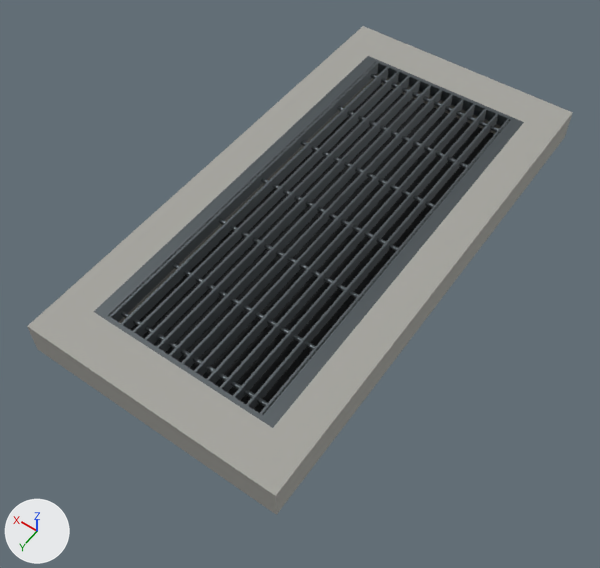
The glTF model 3d/models/road/surface/jp-surface-grating/model.glb, before and after one commit.
The view is the same before and after, from a 50 mm camera at (-0.673, 1.05, 1.325) aimed at (0.017, 0.084, -0.193). Lighting does not change. The marker at lower left points along +X, +Y and +Z. The older version comes first. Where no turn or scale is listed for an object, it has been applied to the vertices. Vertices at exactly the same position are counted once.
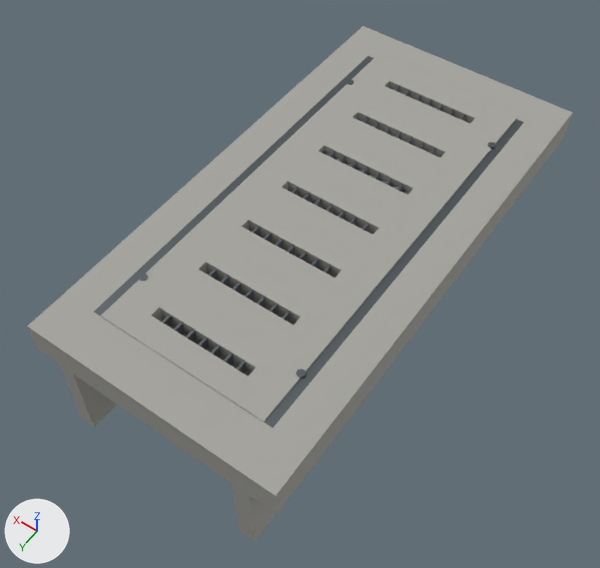
The change, as a diff of the scene's bpy script:
```diff
--- a/3d/models/road/surface/jp-surface-grating/model.glb.py
+++ b/3d/models/road/surface/jp-surface-grating/model.glb.py
@@ me_mesh_6 @@
 # used by ob_mesh_6; parent = ob_node_6; location = (-0.185, 0.0, -0.016); scale = (0.49, 0.49, 0.49)
-me_mesh_6.from_pydata(...)  # 8 vertices, 12 faces; spans x -0.01..0.01, y -1.0..1.0, z -0.03..0.03
-me_mesh_6.materials.append(mat_material_2)  # dark grey #5f666a
+me_mesh_6.from_pydata(...)  # 8 vertices, 12 faces; spans x -0.03..0.03, y -1.0..1.0, z -0.18..0.18
+# me_mesh_6 part 1: the whole mesh is scaled about its middle by (6.5, 1, 5.63)
+me_mesh_6.materials.append(mat_material_0)  # grey #a6a59f
@@ me_mesh_7 @@
 # used by ob_mesh_7; parent = ob_jp_surface_grating; location = (0.0, 0.46, -0.02); rotation_euler = (0.0, -1.571, 0.0), in degrees (0, -90, 0); scale = (0.195, 0.195, 0.195)
-me_mesh_7.from_pydata(...)  # 22 vertices, 40 faces; spans x -0.02..0.02, y -0.03..0.03, z -1.0..1.0
-me_mesh_7.materials.append(mat_material_2)  # dark grey #5f666a
+me_mesh_7.from_pydata(...)  # 8 vertices, 12 faces; spans x -0.03..0.03, y -1.0..1.0, z -0.18..0.18
+# me_mesh_7 part 2: 22 vertices removed from x -0.02..0.02, y -0.03..0.03, z -1.0..1.0
+# me_mesh_7 part 3: 8 vertices added at x -0.03..0.03, y -1.0..1.0, z -0.18..0.18, forming a box
+me_mesh_7.materials.append(mat_material_0)  # grey #a6a59f
@@ me_mesh_8 @@
 # used by ob_mesh_8; parent = ob_jp_surface_grating; location = (0.0, 0.307, -0.02); rotation_euler = (0.0, -1.571, 0.0), in degrees (0, -90, 0); scale = (0.195, 0.195, 0.195)
-me_mesh_8.from_pydata(...)  # 22 vertices, 40 faces; spans x -0.02..0.02, y -0.03..0.03, z -1.0..1.0
+me_mesh_8.from_pydata(...)  # 8 vertices, 12 faces; spans x -0.01..0.01, y -1.0..1.0, z -0.03..0.03
+# me_mesh_8 part 4: 22 vertices removed from x -0.02..0.02, y -0.03..0.03, z -1.0..1.0
+# me_mesh_8 part 5: 8 vertices added at x -0.01..0.01, y -1.0..1.0, z -0.03..0.03
 me_mesh_8.materials.append(mat_material_2)
@@ ob_mesh_6 @@
 ob_mesh_6.parent = ob_node_6
-ob_mesh_6.location = (-0.185, 0.0, -0.016)
-ob_mesh_6.scale = (0.49, 0.49, 0.49)
+ob_mesh_6.location = (-0.22, 0.0, -0.19)
+ob_mesh_6.scale = (0.6, 0.6, 0.6)
@@ ob_mesh_6_001 @@
-ob_mesh_6_001 = bpy.data.objects.new('Mesh_6.001', me_mesh_6)
+ob_mesh_6_001 = bpy.data.objects.new('Mesh_6.001', me_mesh_8)
 ob_mesh_6_001.parent = ob_node_6
@@ ob_mesh_6_002 @@
-ob_mesh_6_002 = bpy.data.objects.new('Mesh_6.002', me_mesh_6)
+ob_mesh_6_002 = bpy.data.objects.new('Mesh_6.002', me_mesh_8)
 ob_mesh_6_002.parent = ob_node_6
@@ ob_mesh_6_003 @@
-ob_mesh_6_003 = bpy.data.objects.new('Mesh_6.003', me_mesh_6)
+ob_mesh_6_003 = bpy.data.objects.new('Mesh_6.003', me_mesh_8)
 ob_mesh_6_003.parent = ob_node_6
@@ ob_mesh_6_004 @@
-ob_mesh_6_004 = bpy.data.objects.new('Mesh_6.004', me_mesh_6)
+ob_mesh_6_004 = bpy.data.objects.new('Mesh_6.004', me_mesh_8)
 ob_mesh_6_004.parent = ob_node_6
@@ ob_mesh_6_005 @@
-ob_mesh_6_005 = bpy.data.objects.new('Mesh_6.005', me_mesh_6)
+ob_mesh_6_005 = bpy.data.objects.new('Mesh_6.005', me_mesh_8)
 ob_mesh_6_005.parent = ob_node_6
@@ ob_mesh_6_006 @@
-ob_mesh_6_006 = bpy.data.objects.new('Mesh_6.006', me_mesh_6)
+ob_mesh_6_006 = bpy.data.objects.new('Mesh_6.006', me_mesh_8)
 ob_mesh_6_006.parent = ob_node_6
@@ ob_mesh_6_007 @@
-ob_mesh_6_007 = bpy.data.objects.new('Mesh_6.007', me_mesh_6)
-ob_mesh_6_007.parent = ob_node_6
+ob_mesh_6_007 = bpy.data.objects.new('Mesh_6.007', me_mesh_8)
+ob_mesh_6_007.parent = ob_node_8
 ob_mesh_6_007.location = (0.0308, 0.0, -0.016)
@@ ob_mesh_6_008 @@
-ob_mesh_6_008 = bpy.data.objects.new('Mesh_6.008', me_mesh_6)
-ob_mesh_6_008.parent = ob_node_6
+ob_mesh_6_008 = bpy.data.objects.new('Mesh_6.008', me_mesh_8)
+ob_mesh_6_008.parent = ob_node_8
 ob_mesh_6_008.location = (0.0617, 0.0, -0.016)
@@ ob_mesh_6_009 @@
-ob_mesh_6_009 = bpy.data.objects.new('Mesh_6.009', me_mesh_6)
-ob_mesh_6_009.parent = ob_node_6
+ob_mesh_6_009 = bpy.data.objects.new('Mesh_6.009', me_mesh_8)
+ob_mesh_6_009.parent = ob_node_8
 ob_mesh_6_009.location = (0.0925, 0.0, -0.016)
@@ ob_mesh_6_010 @@
-ob_mesh_6_010 = bpy.data.objects.new('Mesh_6.010', me_mesh_6)
-ob_mesh_6_010.parent = ob_node_6
+ob_mesh_6_010 = bpy.data.objects.new('Mesh_6.010', me_mesh_8)
+ob_mesh_6_010.parent = ob_node_8
 ob_mesh_6_010.location = (0.123, 0.0, -0.016)
@@ ob_mesh_6_011 @@
-ob_mesh_6_011 = bpy.data.objects.new('Mesh_6.011', me_mesh_6)
-ob_mesh_6_011.parent = ob_node_6
+ob_mesh_6_011 = bpy.data.objects.new('Mesh_6.011', me_mesh_8)
+ob_mesh_6_011.parent = ob_node_8
 ob_mesh_6_011.location = (0.154, 0.0, -0.016)
@@ ob_mesh_6_012 @@
-ob_mesh_6_012 = bpy.data.objects.new('Mesh_6.012', me_mesh_6)
-ob_mesh_6_012.parent = ob_node_6
+ob_mesh_6_012 = bpy.data.objects.new('Mesh_6.012', me_mesh_8)
+ob_mesh_6_012.parent = ob_node_8
 ob_mesh_6_012.location = (0.185, 0.0, -0.016)
@@ ob_mesh_7 @@
 ob_mesh_7.parent = ob_jp_surface_grating
-ob_mesh_7.location = (0.0, 0.46, -0.02)
-ob_mesh_7.rotation_euler = (0.0, -1.571, 0.0)  # degrees (0, -90, 0)
-ob_mesh_7.scale = (0.195, 0.195, 0.195)
+ob_mesh_7.location = (0.22, 0.0, -0.19)
+ob_mesh_7.scale = (0.6, 0.6, 0.6)
@@ ob_node_8 @@
+ob_node_8 = bpy.data.objects.new('Node_8', None)
+ob_node_8.parent = ob_node_6
+ob_node_8.location = (0.0, 0.0, 0.0)
@@ ob_mesh_20 @@
+ob_mesh_20 = bpy.data.objects.new('Mesh_20', me_mesh_20)  # 64 vertices, 152 faces; spans x -0.2..0.2, y -0.5..0.5, z -0.03..0.03; in mat_material_0 (grey #a6a59f)
+ob_mesh_20.location = (0.0, 0.0, -0.027)
@@ ob_mesh_19 @@
+ob_mesh_19 = bpy.data.objects.new('Mesh_19', me_mesh_19)  # a 16-sided cylinder along z spanning x -0.009..0.009, y -0.009..0.009, z -0.003..0.003; in mat_material_2 (dark grey #5f666a)
+ob_mesh_19.location = (0.196, -0.38, 0.002)
@@ ob_mesh_18 @@
+ob_mesh_18 = bpy.data.objects.new('Mesh_18', me_mesh_19.copy())
+ob_mesh_18.location = (0.196, 0.38, 0.002)
@@ ob_mesh_17 @@
+ob_mesh_17 = bpy.data.objects.new('Mesh_17', me_mesh_19.copy())
+ob_mesh_17.location = (-0.196, -0.38, 0.002)
@@ ob_mesh_16 @@
+ob_mesh_16 = bpy.data.objects.new('Mesh_16', me_mesh_19.copy())
+ob_mesh_16.location = (-0.196, 0.38, 0.002)
```

Where the change shows, as pixel boxes (x1, y1, x2, y2) in the pictures (600 x 568 px; the box of a moved part takes in the faces that stretch with it):
'Mesh_20', added
    after: (101, 58, 516, 422)
'Mesh_6', recoloured, moved, rescaled
    before: (260, 119, 510, 415)
    after: (232, 484, 276, 542)
'Mesh_7', reshaped, moved, rescaled, turned, recoloured (mostly hidden before)
    before: (121, 311, 268, 407)
    after: (59, 364, 117, 427)
'Mesh_16', added
    after: (296, 369, 306, 378)
'Mesh_18', added
    after: (139, 273, 148, 281)
'Mesh_17', added
    after: (488, 142, 496, 149)
'Mesh_19', added
    after: (347, 80, 354, 85)
part 1 of me_mesh_6, moved or reshaped
    before: (109, 62, 510, 415)
    after: (232, 485, 276, 542)
part 2 of me_mesh_7, deleted (mostly hidden)
    before: (121, 311, 268, 407)
part 3 of me_mesh_7, added
    after: (59, 364, 117, 427)
part 4 of me_mesh_8, deleted (mostly hidden)
    before: (172, 263, 316, 350)
part 5 of me_mesh_8, added
    after: (162, 86, 466, 373)
'Mesh_1', unchanged, covered by the edit
    before: (130, 84, 494, 413)
